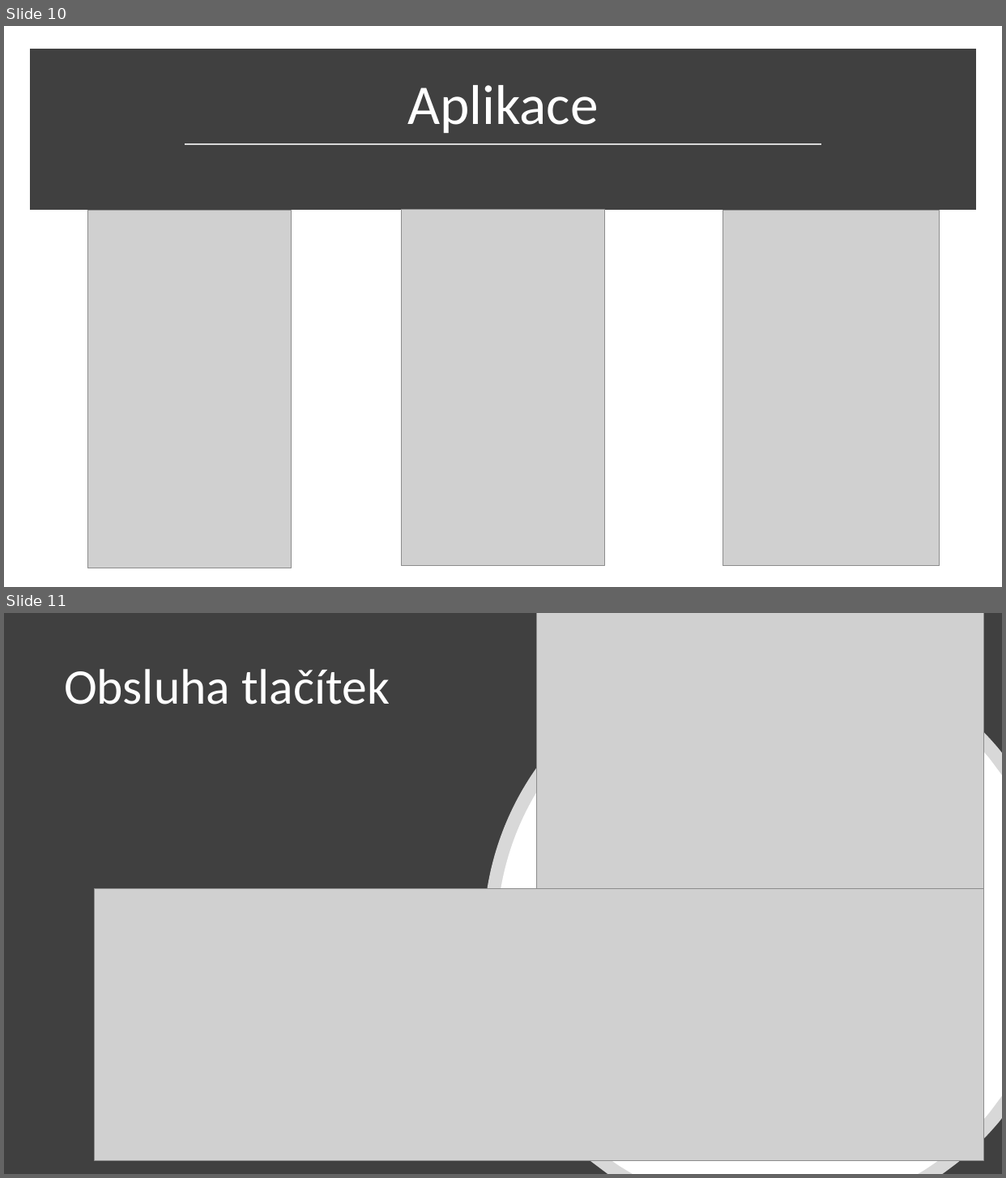
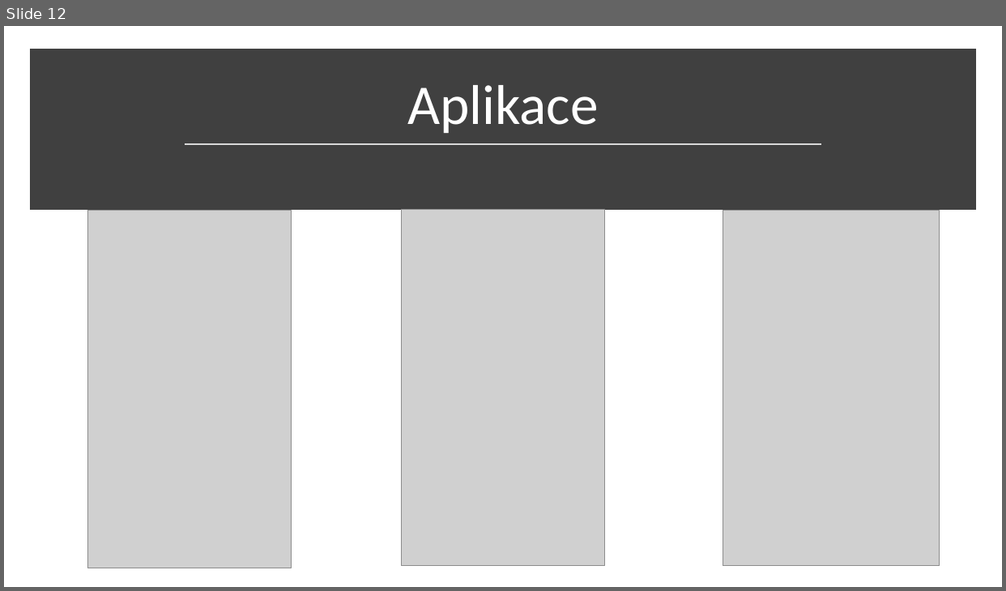
Before and after one commit to cink01/PMP, a slide deck: Prezentace_1.1.pptx. Shown one above the other, each under a label of ours: slides 10 and 11 before the commit, slide 12 after it. The pictures are 1006x1178 and 1006x591 pixels, drawn with LibreOffice and Linux fonts; fonts in the diff are those of the drawing; grey boxes stand for pictures. Boxes give left, top, right and bottom in pixels: in the first picture for what was removed or moved away, otherwise in the second. Text is boxed around its words. In the diff, an @@ line names an element or a change of style, - is before the commit and + after.

```diff
--- a/Prezentace_1.1.pptx
+++ b/Prezentace_1.1.pptx
@@ slide 11 removed at [4, 613, 1002, 1174], background #FFFFFF @@
@@ rectangle removed at [4, 613, 1002, 1174] @@
@@ picture removed at [536, 613, 983, 897] @@
@@ freeform shape removed at [484, 645, 1002, 1174] @@
@@ freeform shape removed at [496, 658, 1002, 1174] @@
@@ title removed at [64, 669, 390, 705] @@
-Obsluha tlačítek
@@ picture removed at [94, 889, 983, 1161] @@
@@ what was slide 10 is now slide 12 @@
```
Also in this commit, not shown: 6 slides added, 3 other files.
